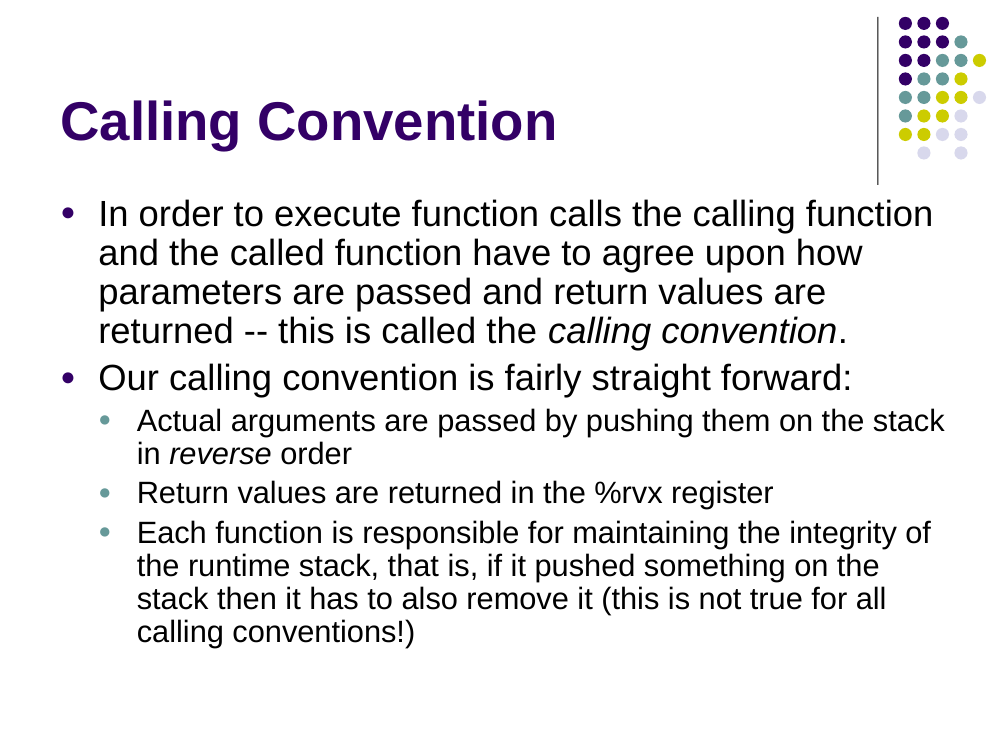
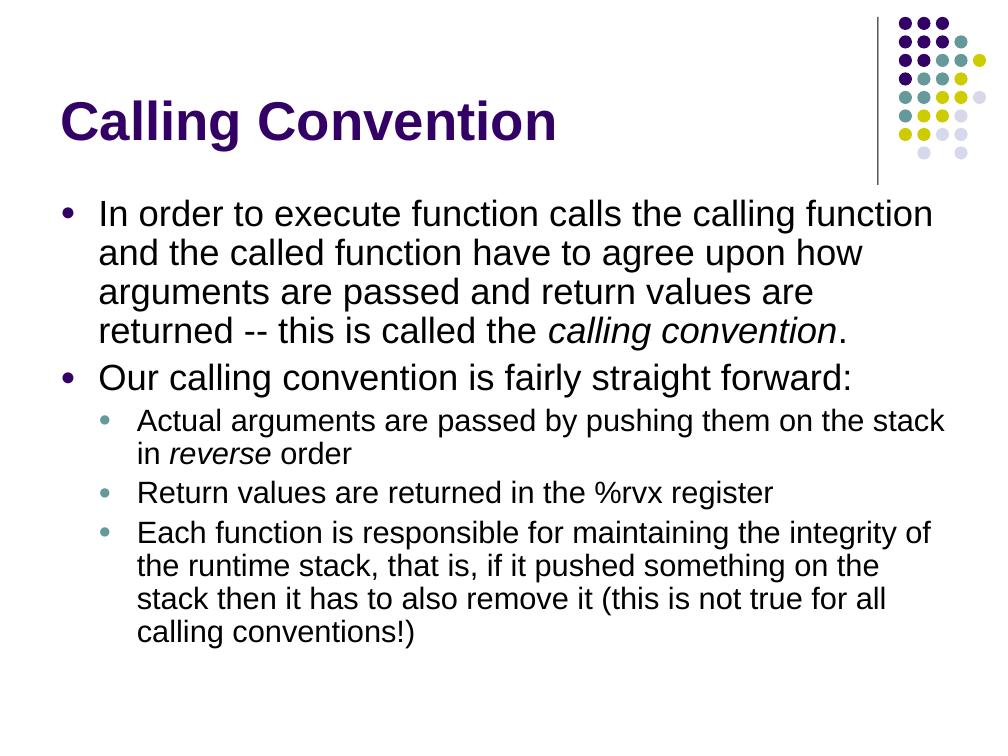
Before and after one commit to lutzhamel/CSC402, a slide deck: slide 8 of notes/csc402-ln014.pptx. Drawn at 1008x756 pixels with LibreOffice and Linux fonts; fonts in the diff are those of the drawing. Boxes give left, top, right and bottom in pixels: in the first picture for what was removed or moved away, otherwise in the second. Text is boxed around its words. In the diff, an @@ line names an element or a change of style, - is before the commit and + after.

```diff
--- a/notes/csc402-ln014.pptx
+++ b/notes/csc402-ln014.pptx
@@ text at (98,199,933,351): text changed @@
-● In order to execute function calls the calling function and the called function have to agree upon how parameters are passed and return values are returned -- this is called the calling convention.
+● In order to execute function calls the calling function and the called function have to agree upon how arguments are passed and return values are returned -- this is called the calling convention.
```
Also in this commit, not shown: 1 other slide changed, 8 other files.
